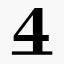
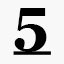
Two versions of the same layered image (w=64, h=64). Layer-by-layer changes:
renamed "4" to "5", painted on it over [11, 8, 53, 55]
